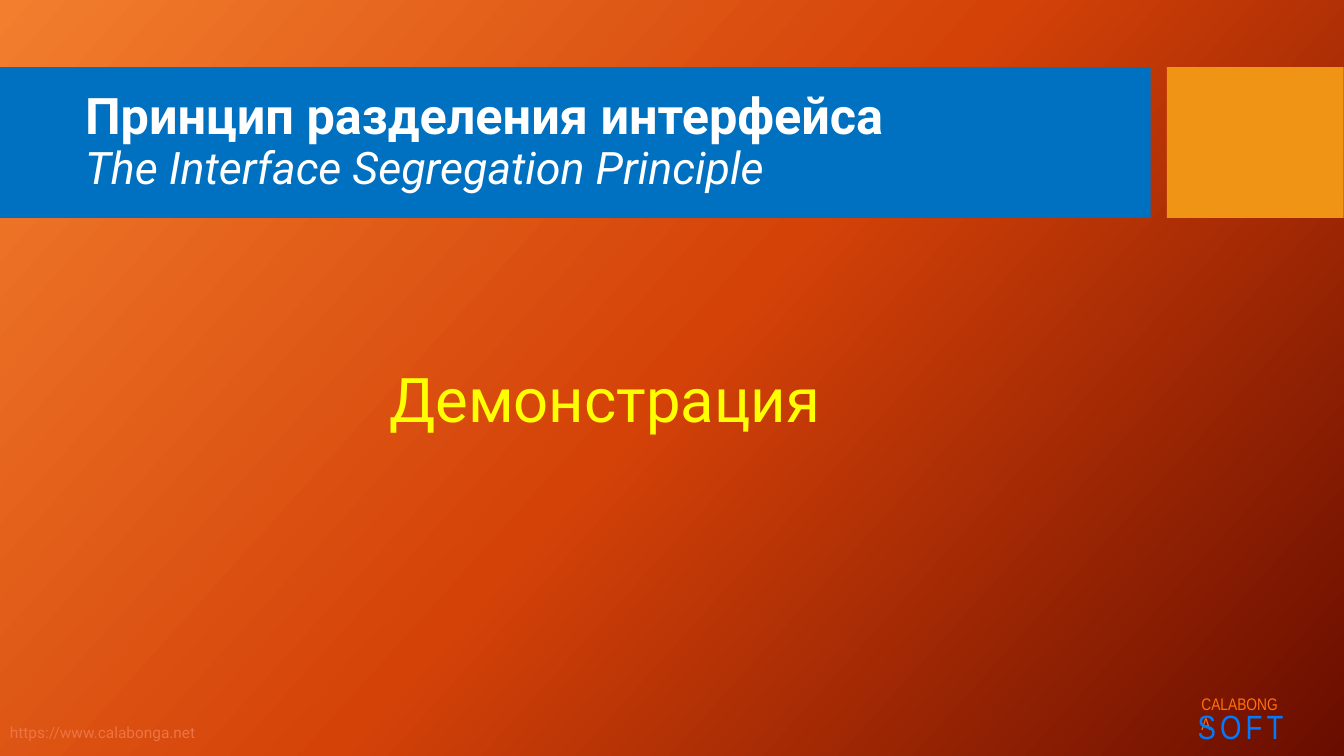
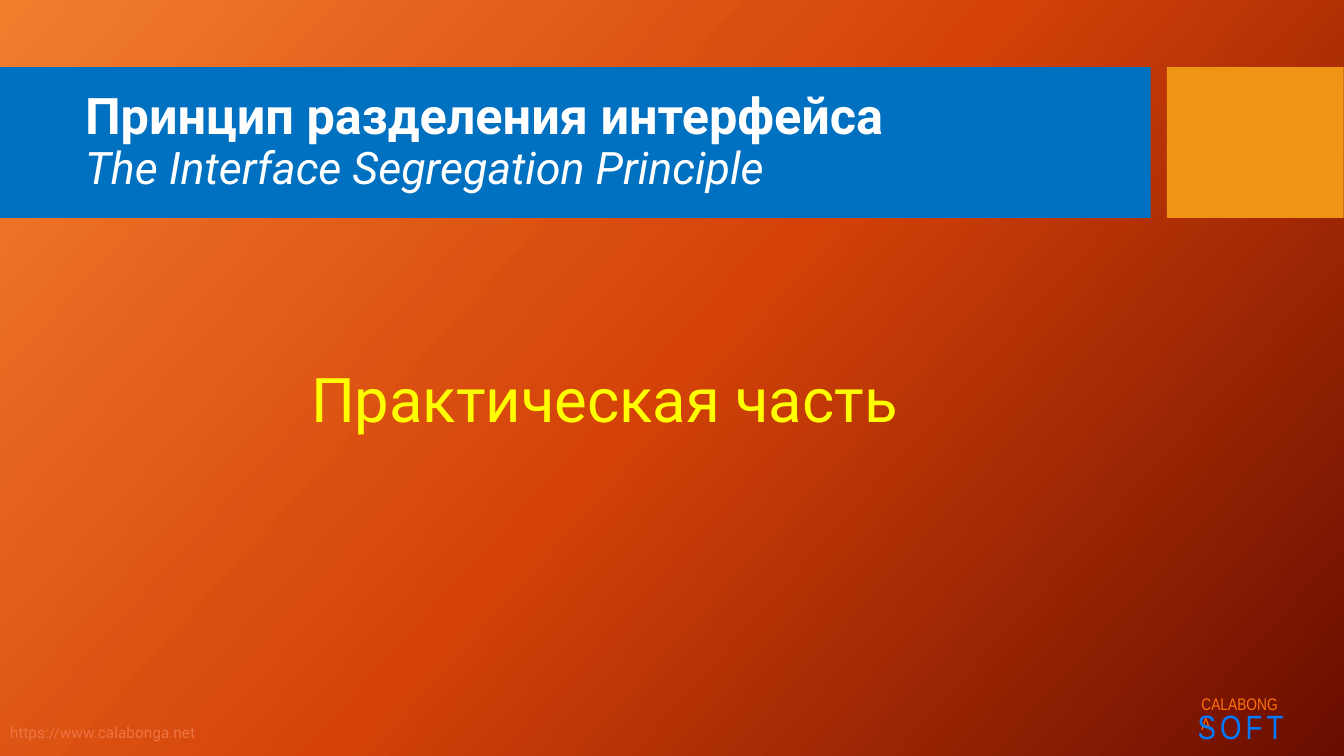
Before and after one commit to Calabonga/SOLID, a slide deck: slide 6 of Powerpoint/4.SOLID_I.pptx (slide 7 before the commit). Drawn at 1344x756 pixels with LibreOffice and Linux fonts; fonts in the diff are those of the drawing; background and template pictures are left out. Boxes give left, top, right and bottom in pixels: in the first picture for what was removed or moved away, otherwise in the second. Text is boxed around its words. In the diff, an @@ line names an element or a change of style, - is before the commit and + after.

```diff
--- a/Powerpoint/4.SOLID_I.pptx
+++ b/Powerpoint/4.SOLID_I.pptx
@@ text at [311,378,897,435]: text changed @@
-Демонстрация
+Практическая часть
```
Also in this commit, not shown: 1 other slide changed, 6 slides added, 27 other files.
